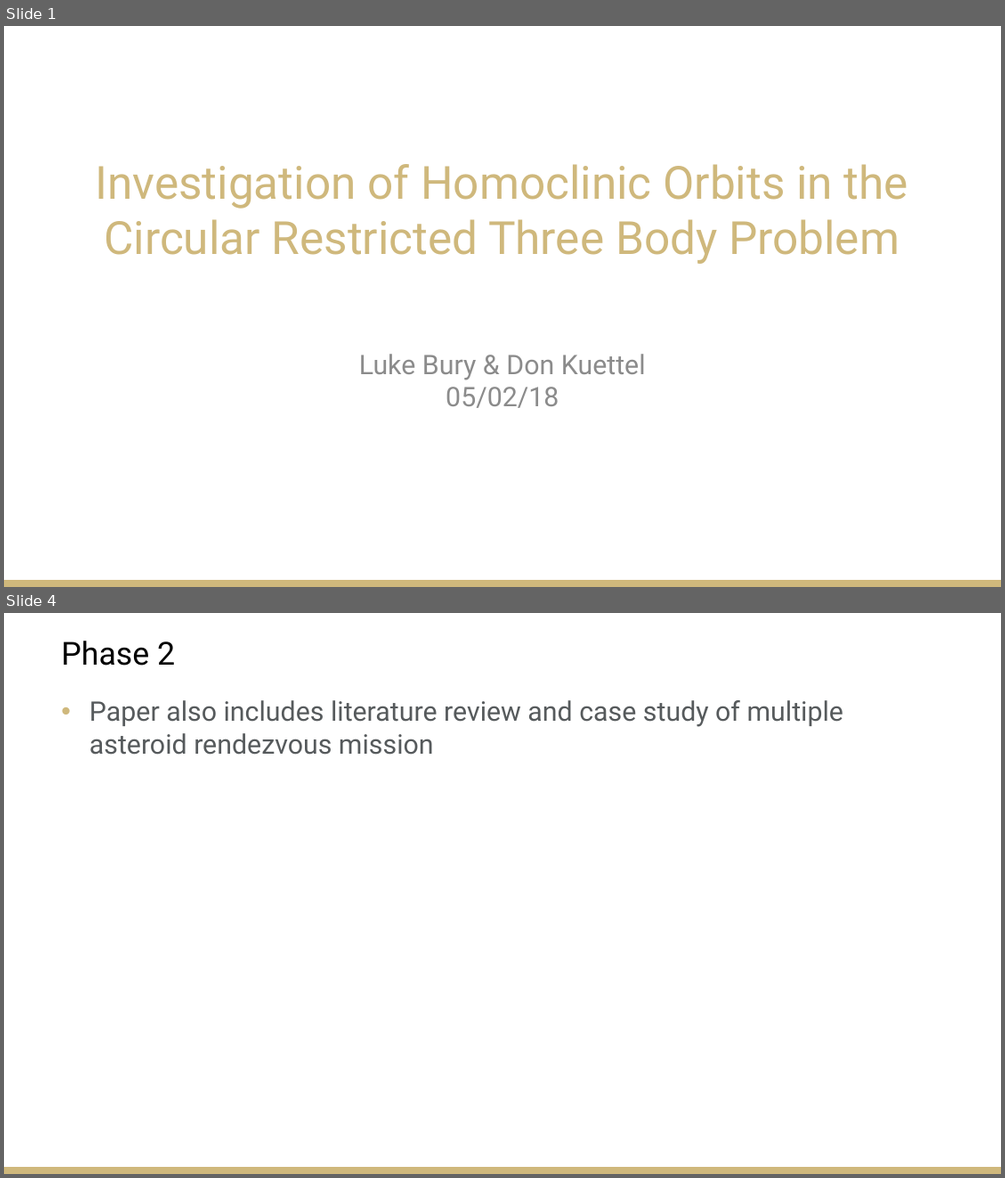
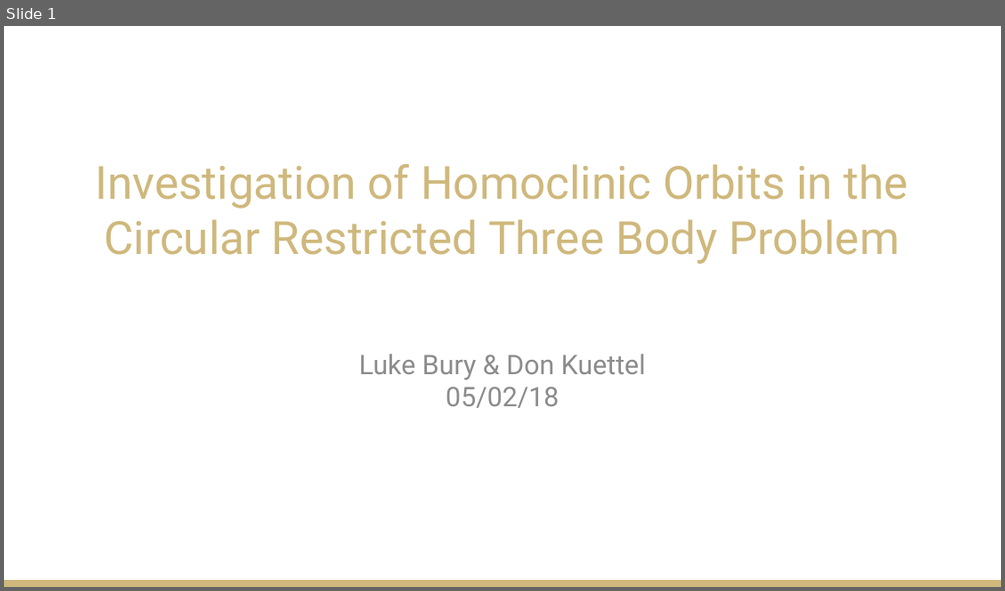
Before and after one commit to LukeBury/appm5460_proposal, a slide deck: Presentation/FinalPresentation_APPM5460_LBDK.pptx. Shown one above the other, each under a label of ours: slides 1 and 4 before the commit, slide 1 after it; the slides between them are not shown. The pictures are 1005x1178 and 1005x591 pixels, drawn with LibreOffice and Linux fonts; fonts in the diff are those of the drawing; background and template pictures are left out. Boxes give left, top, right and bottom in pixels: in the first picture for what was removed or moved away, otherwise in the second. Text is boxed around its words. In the diff, an @@ line names an element or a change of style, - is before the commit and + after.

```diff
--- a/Presentation/FinalPresentation_APPM5460_LBDK.pptx
+++ b/Presentation/FinalPresentation_APPM5460_LBDK.pptx
@@ slide 4 removed at [4,613,1001,1174], background #FFFFFF; not listed: 1 template element that a slide beside it also shows @@
@@ title removed at [61,641,175,666] @@
-Phase 2
@@ text removed at [89,700,843,755] @@
-• Paper also includes literature review and case study of multiple asteroid rendezvous mission
```
Also in this commit, not shown: 1 slide added, 2 other slides removed.
